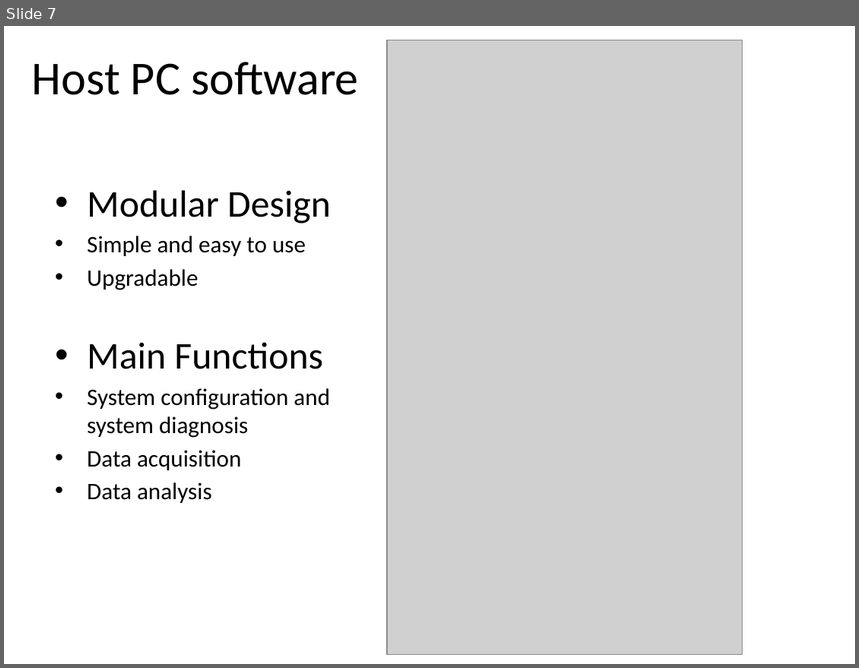
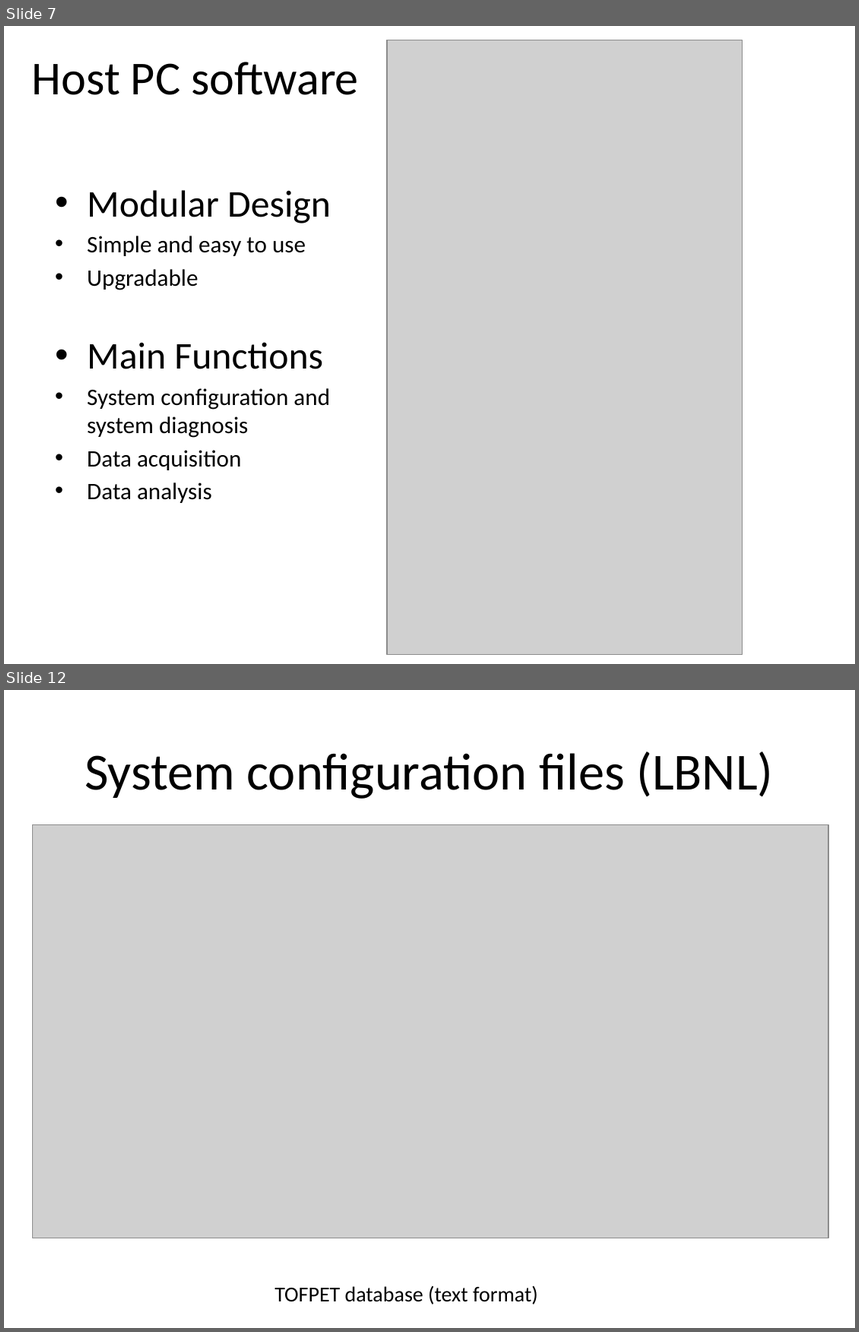
Before and after one commit to heejong/HostPC, a slide deck: Getting Started/GUI_design_OpenPET.pptx. Shown one above the other, each under a label of ours: slide 7 before the commit, slides 7 and 12 after it; the slides between them are not shown. The pictures are 859x668 and 859x1332 pixels, drawn with LibreOffice and Linux fonts; fonts in the diff are those of the drawing; grey boxes stand for pictures. Boxes give left, top, right and bottom in pixels: in the first picture for what was removed or moved away, otherwise in the second. Text is boxed around its words. In the diff, an @@ line names an element or a change of style, - is before the commit and + after.

```diff
--- a/Getting Started/GUI_design_OpenPET.pptx
+++ b/Getting Started/GUI_design_OpenPET.pptx
@@ slide 12 added at [4, 690, 855, 1328], background #FFFFFF @@
@@ title added at [85, 752, 773, 799], 44 pt, text #000000 @@
+System configuration files (LBNL)
@@ picture added at [32, 825, 828, 1238] @@
@@ text added at [275, 1286, 538, 1305], 18 pt, text #000000 @@
+TOFPET database (text format)
```
Also in this commit, not shown: 2 slides changed, 15 other slides added, 1 other file.
